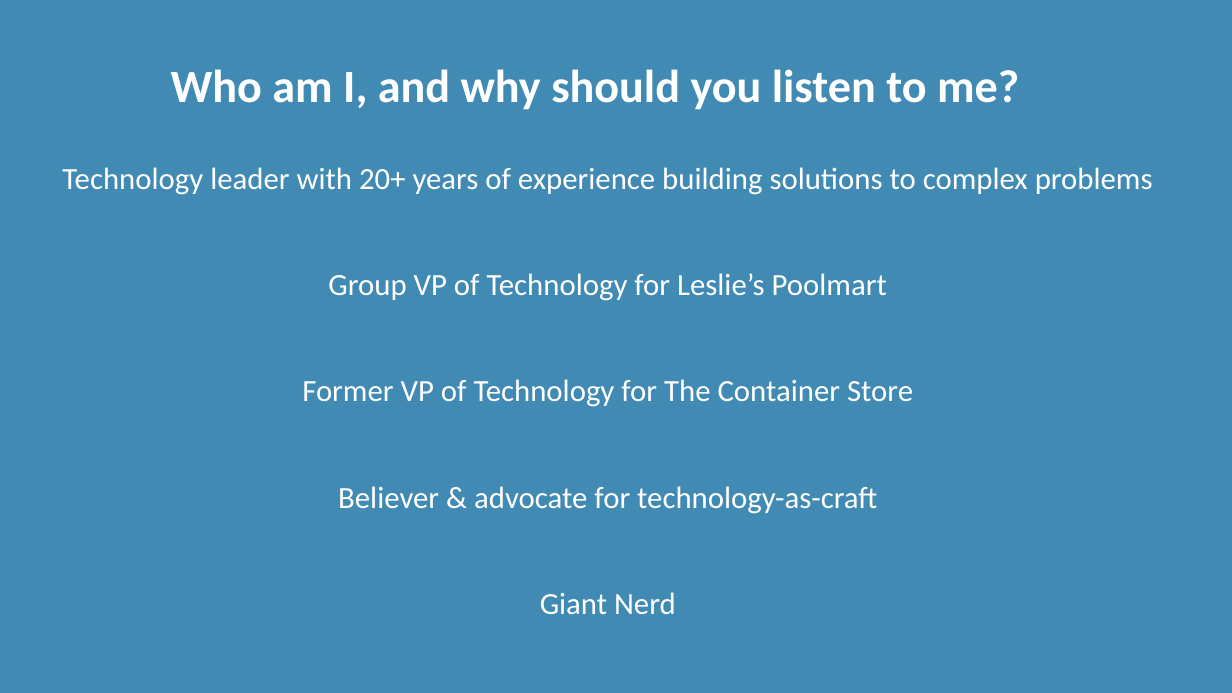
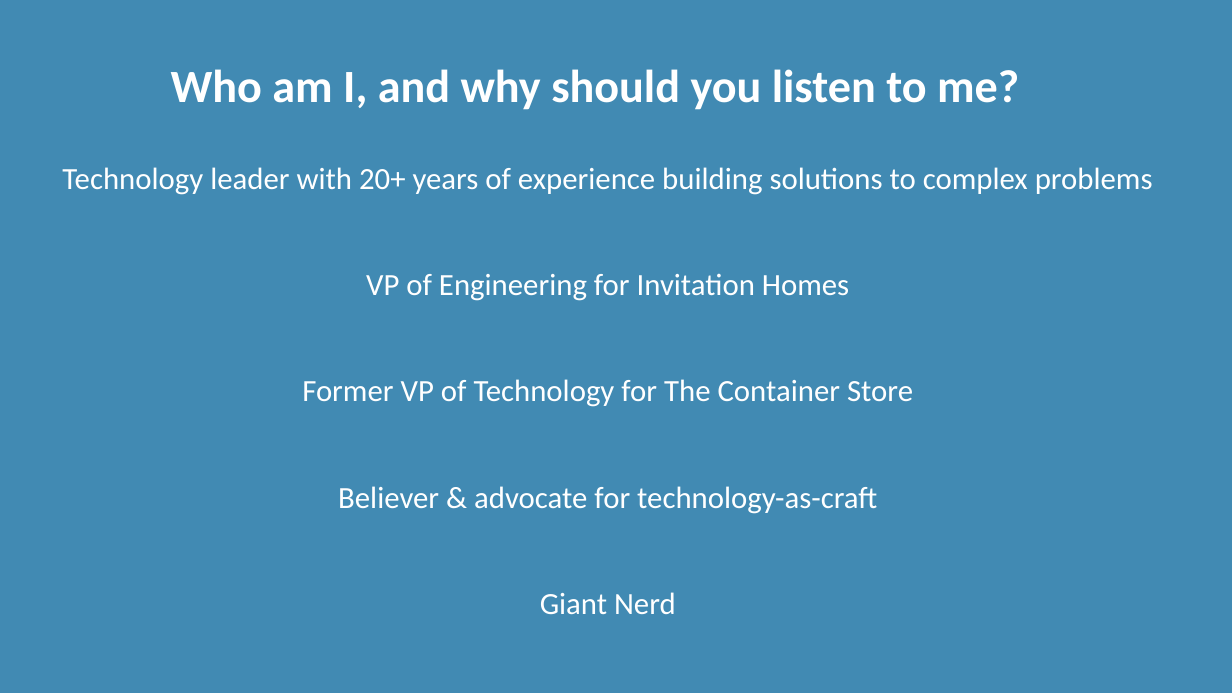
Before and after one commit to davidaayers/comm-and-doc-arch-decisions, a slide deck: slide 2 of comm-and-doc-arch-decisions-30-min.pptx. Drawn at 1232x693 pixels with LibreOffice and Linux fonts; fonts in the diff are those of the drawing. Boxes give left, top, right and bottom in pixels: in the first picture for what was removed or moved away, otherwise in the second. Text is boxed around its words. In the diff, an @@ line names an element or a change of style, - is before the commit and + after.

```diff
--- a/comm-and-doc-arch-decisions-30-min.pptx
+++ b/comm-and-doc-arch-decisions-30-min.pptx
@@ text at bbox=[366, 274, 849, 301]: text changed @@
-Group VP of Technology for Leslie’s Poolmart
+VP of Engineering for Invitation Homes
```
Also in this commit, not shown: 2 other slides changed.
